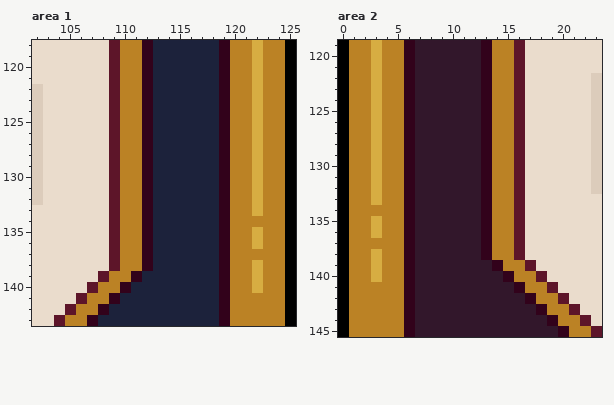
One commit to this pixel-art file: concept_art/card-template.aseprite. The picture above is the old version.
126x176 pixels, 1 frame. Colours within 5 levels of each other are drawn and written as one. Shown: area 1: x 102..125, y 118..143; area 2: x 0..23, y 119..145. The commit also changed other parts of the picture, which this record leaves out.
After:
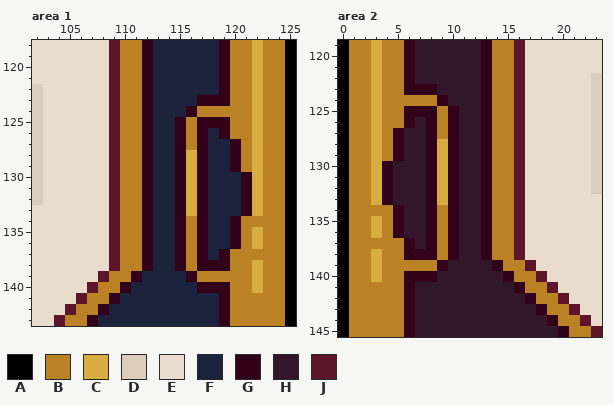
Palette (. is transparent): A #000000  B #bb8225  C #d7ad42  D #dcccbb  E #eadccc  F #1c223b  G #32021b  H #32172b  J #5d1529
The exact change:
--- area 1, layer "frame"
@@ x 113..123 @@
 122 FFFFFFGBBCB
-123 FFFFFFGBBCB
-124 FFFFFFGBBCB
-125 FFFFFFGBBCB
-126 FFFFFFGBBCB
-127 FFFFFFGBBCB
-128 FFFFFFGBBCB
-129 FFFFFFGBBCB
-130 FFFFFFGBBCB
-131 FFFFFFGBBCB
-132 FFFFFFGBBCB
-133 FFFFFFGBBCB
-134 FFFFFFGBBBB
-135 FFFFFFGBBCB
-136 FFFFFFGBBCB
-137 FFFFFFGBBBB
-138 FFFFFFGBBCB
-139 FFFFFFGBBCB
-140 FFFFFFGBBCB
+123 FFFFGGGBBCB
+124 FFFGBBBBBCB
+125 FFGBGGGBBCB
+126 FFGBGFGBBCB
+127 FFGBGFFGBCB
+128 FFGCGFFGBCB
+129 FFGCGFFGBCB
+130 FFGCGFFFGCB
+131 FFGCGFFFGCB
+132 FFGCGFFFGCB
+133 FFGCGFFFGCB
+134 FFGBGFFGBBB
+135 FFGBGFFGBCB
+136 FFGBGFFGBCB
+137 FFGBGFGBBBB
+138 FFGBGGGBBCB
+139 FFFGBBBBBCB
+140 FFFFGGGBBCB
 141 FFFFFFGBBBB
--- area 2, layer "frame"
@@ x 2..12 @@
 122 BCBBGHHHHHH
-123 BCBBGHHHHHH
-124 BCBBGHHHHHH
-125 BCBBGHHHHHH
-126 BCBBGHHHHHH
-127 BCBBGHHHHHH
-128 BCBBGHHHHHH
-129 BCBBGHHHHHH
-130 BCBBGHHHHHH
-131 BCBBGHHHHHH
-132 BCBBGHHHHHH
-133 BCBBGHHHHHH
-134 BBBBGHHHHHH
-135 BCBBGHHHHHH
-136 BCBBGHHHHHH
-137 BBBBGHHHHHH
-138 BCBBGHHHHHH
-139 BCBBGHHHHHH
-140 BCBBGHHHHHH
+123 BCBBGGGHHHH
+124 BCBBBBBGHHH
+125 BCBBGGGBGHH
+126 BCBBGHGBGHH
+127 BCBGHHGBGHH
+128 BCBGHHGCGHH
+129 BCBGHHGCGHH
+130 BCGHHHGCGHH
+131 BCGHHHGCGHH
+132 BCGHHHGCGHH
+133 BCGHHHGCGHH
+134 BBBGHHGBGHH
+135 BCBGHHGBGHH
+136 BCBGHHGBGHH
+137 BBBBGHGBGHH
+138 BCBBGGGBGHH
+139 BCBBBBBGHHH
+140 BCBBGGGHHHH
 141 BBBBGHHHHHH
Boxes around the changes in both pictures, in picture pixels (x1, y1, x2, y2):
changed: (175, 95, 252, 293)
changed: (382, 84, 459, 282)
